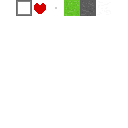
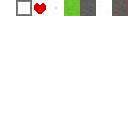
Layered file, before and after one edit (w=128, h=128). Changes by layer:
added layer "Слой 6" above "Слой 4" over [112, 0, 128, 16]
